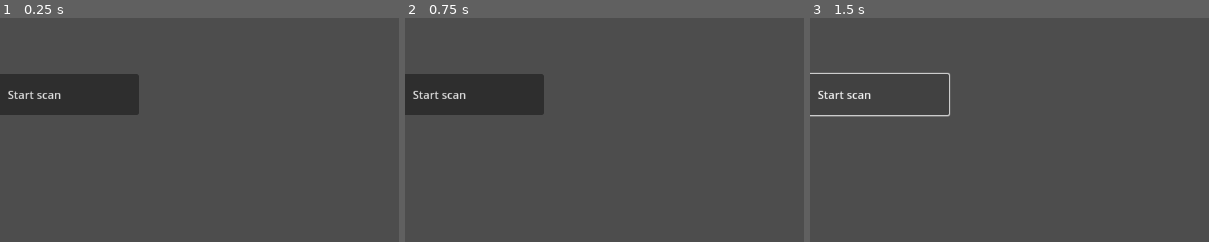
Above: before the commit, frames 1-3 (left to right).
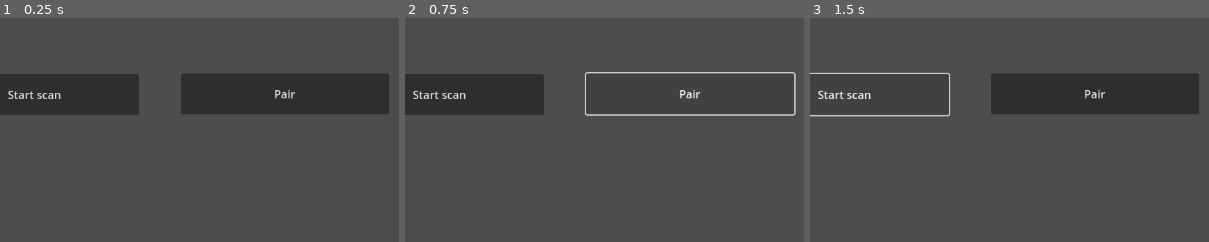
Above: after the commit, the same moments.

Repository: Pawtronics/Godot-Android-RxBle3
Game: Godot game, scene res://main.tscn
The game is run twice, just before and just after one commit, with the same random seed, the same clock (stepped at 60 frames per second) and the same inputs.
Inputs (mouse positions are % of the whole screen's width and height, from its top left):
- Up to frame 1 (0.25 s): no input
- Up to frame 2 (0.75 s): click (77, 17) at 0.5 s, where only the run after the commit has a clickable "Pair"
- Up to frame 3 (1.5 s): click "Start scan" at 1.25 s
The pictures show only the part of the screen within x 41-91%, y 0-50%; the shares and areas given below are measured in that part.

The runs differ from the first frame. In frame 1, 9.3% of the frame differs, in the area x 45-98%, y 25-43%; in frame 2, 1.2%; in frame 3, 9.3%.

Commit message:
receiving ble_device_found 👍, pre-pairing

Diff:
--- a/plugin/demo/BleManager.gd
+++ b/plugin/demo/BleManager.gd
@@ -4,6 +4,7 @@
 ## ⚠️ BleManager *MUST AVOID* including any Pawtronics device logic
 # Acts as a bridge between Godot UI and the Android plugin.
 # Listens for signals emitted by GodotAndroidPlugin.kt and re-emits simplified versions for the UI.
+# Future device state, high level background tasks (ex: audio file transfer) related to IOT intra-device connectivity
 # Should NOT duplicate signal names from the Android plugin to avoid infinite loops.
 #
 # If signals have the same name across the Android plugin and the Godot layers, they might cause recursive emissions, leading to crashes.
@@ -15,11 +16,14 @@
 # scan_complete(success)
 # connection_state(mac_address, state)
 
+
+
 # Signal definitions to communicate BLE events to the main application
 signal scan_started
 signal scan_stopped
 signal scan_progress
-signal device_found(mac_address, device_name)
+signal ble_device_found(mac_address, device_name)
+# signal device_found(mac_address, device_name)
 signal scan_error(error_message)
 signal connect_started(mac_address)
 signal connected(mac_address)
@@ -69,10 +73,10 @@
 
 func _connect_plugin_signals():
 	var ble_signals = [
-		"ble_scan_started",
-		"ble_scan_stopped",
+		#"ble_scan_started",
+		#"ble_scan_stopped",
 		"ble_device_found",
-		"ble_scan_error",
+		#"ble_scan_error",
 		#"connect_started",
 		#"connected",
 		#"connect_error",
@@ -96,11 +100,11 @@
 
 	# connect all the signals
 	for signalx in ble_signals:
-		if has_signal(signalx):
+		if BleManager.has_signal(signalx):
 			var method_name = "_on_" + signalx
 			if has_method(method_name):
+				_android_plugin.connect(signalx, Callable(self, method_name))
 				print("signal connected ", signalx, " to ", method_name)
-				connect(signalx, Callable(self, method_name))
 			else:
 				printerr("Method not found for signal:", signalx)
 		else:
@@ -109,10 +113,11 @@
 
 func start_scan(device_name = "", mac_address = "", service_uuid = ""):
 	if _android_plugin:
+		_start_scan_timer()
 		_android_plugin.startScan(device_name, mac_address, service_uuid)
-		_start_scan_timer()
-	else:
-		printerr("BLE Plugin not loaded")
+	else:
+		printerr("BLE Plugin not loaded")
+
 
 func _start_scan_timer():
 	if scan_timer == null:
@@ -122,6 +127,7 @@
 		scan_timer.connect("timeout", Callable(self, "_on_scan_timer_tick"))
 		add_child(scan_timer)
 	scan_timer.start()
+	# 🦨 make duration ble device scan will stay enabled a release/debug differniated constant in the gradle config.
 	remaining_time = 3
 	emit_signal("scan_progress", remaining_time)
 
@@ -182,6 +188,7 @@
 		printerr("BLE Plugin not loaded")
 
 func pair_device(mac_address):
+	print("pair_device ", mac_address)
 	if _android_plugin:
 		_android_plugin.pairDevice(mac_address)
 	else:
@@ -209,7 +216,13 @@
 	pass
 
 func _on_ble_device_found(mac_address, device_name):
-	emit_signal("device_found", mac_address, device_name)
+
+	## 🤔 I don't think next line is necessary (might cause a loop)
+	# emit_signal("ble_device_found", mac_address, device_name)
+
+	## this print is never called
+	print("_on_ble_device_found ",mac_address, device_name)
+	pass
 
 func _on_scan_error(error_message):
 	emit_signal("scan_error", error_message)
--- a/plugin/demo/main.gd
+++ b/plugin/demo/main.gd
@@ -1,9 +1,11 @@
 # main.gd
 extends Node2D
+
 
 # Reference to the BleManager singleton
 var ble_manager = BleManager
 var GodotOS = OS
+
 
 func _ready():
 	if ble_manager:
@@ -11,7 +13,7 @@
 		#ble_manager._connect_plugin_signals()
 		print("main+ble_manager is _ready")
 		ble_manager.connect("scan_progress", Callable(self, "_on_scan_progress"))
-		ble_manager.connect("device_found", Callable(self, "_on_device_found"))
+		ble_manager.connect("ble_device_found", Callable(self, "_on_ble_device_found"))
 	else:
 		printerr("BleManager singleton not found")
 
@@ -35,7 +37,8 @@
 # UI Button Handlers (Assuming you're using Godot's UI system with signals connected to these methods)
 
 func _on_ButtonScan_pressed():
-	ble_manager.start_scan()
+	ble_manager.start_scan("Pawtronics-RD1")
+
 
 func _on_scan_progress(seconds_left):
 	print("main.gd on_scan_progress ", seconds_left)
@@ -64,6 +67,7 @@
 # Example: Handling a specific button to write a fixed value to RD1
 func _on_ButtonWriteFixedValue_pressed():
 	var rd1_mac = "AA:BB:CC:DD:EE:FF" # Replace with actual RD1 MAC address
+
 	var rd1_char_uuid = "51FF12BB-3ED8-46E5-B4F9-D64E2FEC021B" # Fixed UUID from your Python harness
 	var fixed_value = "0F" # Hex string to trigger the Python harness
 	ble_manager.write_characteristic(rd1_mac, rd1_char_uuid, fixed_value)
@@ -79,8 +83,25 @@
 func _on_scan_stopped():
 	print("Scan stopped")
 
-func _on_device_found(mac_address, device_name):
-	print("Device found: %s (%s)" % [mac_address, device_name])
+func _on_ble_device_found(mac_address, device_name):
+	print("_on_ble_device_found: %s (%s)" % [mac_address, device_name])
+	# Check if the discovered device is Pawtronics-RD1
+
+	if device_name == "Pawtronics-RD1":
+		print("Pawtronics-RD1 found! Attempting to pair...")
+		BleManager.pair_device(mac_address)
+	else:
+		print("#NotAPawtronics-WTF?")	# this line should never be reached.
+
+		# await get_tree().create_timer(3.0).timeout
+		# write_characteristic(mac_address, "00002A00-0000-1000-8000-00805f9b34fb", "010203")
+
+		#TODO!
+		# pair_device(mac_address)
+		# Optionally, add a delay before writing
+		# await get_tree().create_timer(3.0).timeout
+		# write_characteristic(mac_address, "00002A00-0000-1000-8000-00805f9b34fb", "010203")
+
 	# Optionally, display in UI or store in a list
 
 func _on_device_discovered(mac_address, device_name):
@@ -143,3 +164,14 @@
 
 func _on_connection_state_error(mac_address, error_message):
 	printerr("Connection state error for %s: %s" % [mac_address, error_message])
+
+
+func _on_button_pair_pressed() -> void:
+	print("_on_button_pair_pressed()")
+	# test
+	BleManager.emit_signal("ble_device_found", "00:11:22:33:44:55", "Unknown")
+	# test string, not responding.
+	BleManager.emit_signal("ble_device_found", "00:11:22:33:44:55", "Pawtronics-RD1")
+	# valid
+	BleManager.emit_signal("ble_device_found","7B:F3:49:BF:DE:E9", "Pawtronics-RD1")
+	pass # Replace with function body.
--- a/plugin/demo/main.tscn
+++ b/plugin/demo/main.tscn
@@ -4,6 +4,14 @@
 
 [node name="Main" type="Node2D"]
 script = ExtResource("1_j0gfq")
+
+[node name="ButtonPair" type="Button" parent="."]
+offset_left = 737.0
+offset_top = 80.0
+offset_right = 1037.0
+offset_bottom = 139.0
+text = "Pair
+"
 
 [node name="ButtonHello" type="Button" parent="."]
 anchors_preset = 14
@@ -25,5 +33,6 @@
 offset_bottom = 140.0
 text = "Start scan"
 
+[connection signal="pressed" from="ButtonPair" to="." method="_on_button_pair_pressed"]
 [connection signal="pressed" from="ButtonHello" to="." method="_on_ButtonHello_pressed"]
 [connection signal="pressed" from="ButtonScan" to="." method="_on_ButtonScan_pressed"]
--- a/plugin/demo/project.godot
+++ b/plugin/demo/project.godot
@@ -18,6 +18,7 @@
 [autoload]
 
 BleManager="*res://BleManager.gd"
+Logger="*res://addons/godot-logger/logger.gd"
 
 [debug]
 
@@ -25,7 +26,7 @@
 
 [editor_plugins]
 
-enabled=PackedStringArray("res://addons/RxAndroidBleGd/plugin.cfg")
+enabled=PackedStringArray("res://addons/RxAndroidBleGd/plugin.cfg", "res://addons/godot-logger/plugin.cfg")
 
 [rendering]
 
Not shown, changed: build-watch.ps1
Not shown, changed: plugin/src/main/java/org/godotengine/plugin/android/rxble3/GodotAndroidPlugin.kt
